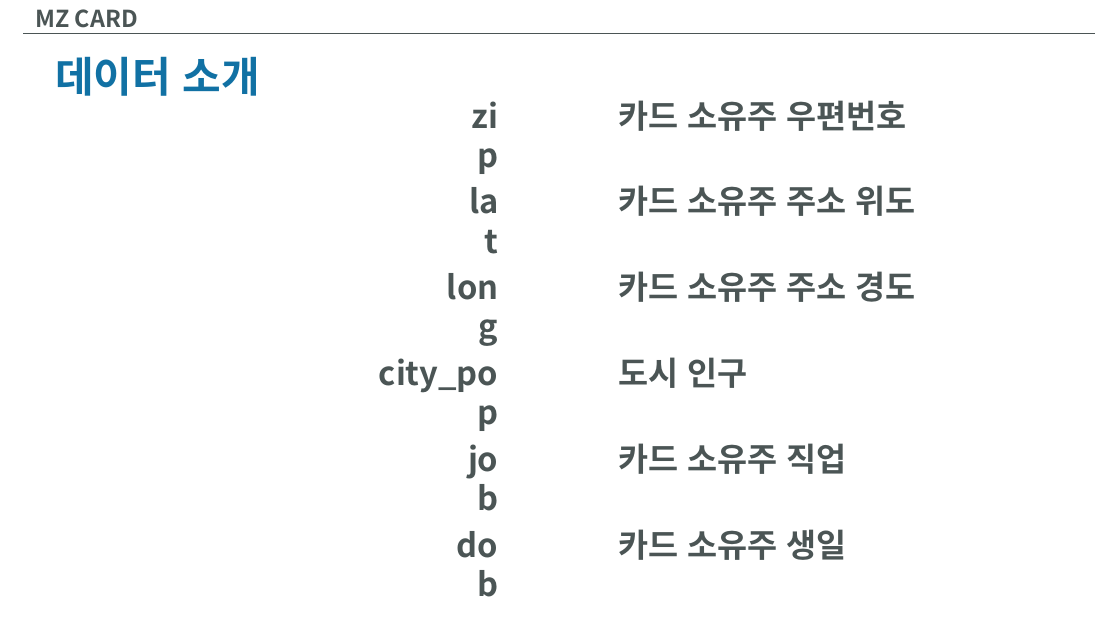
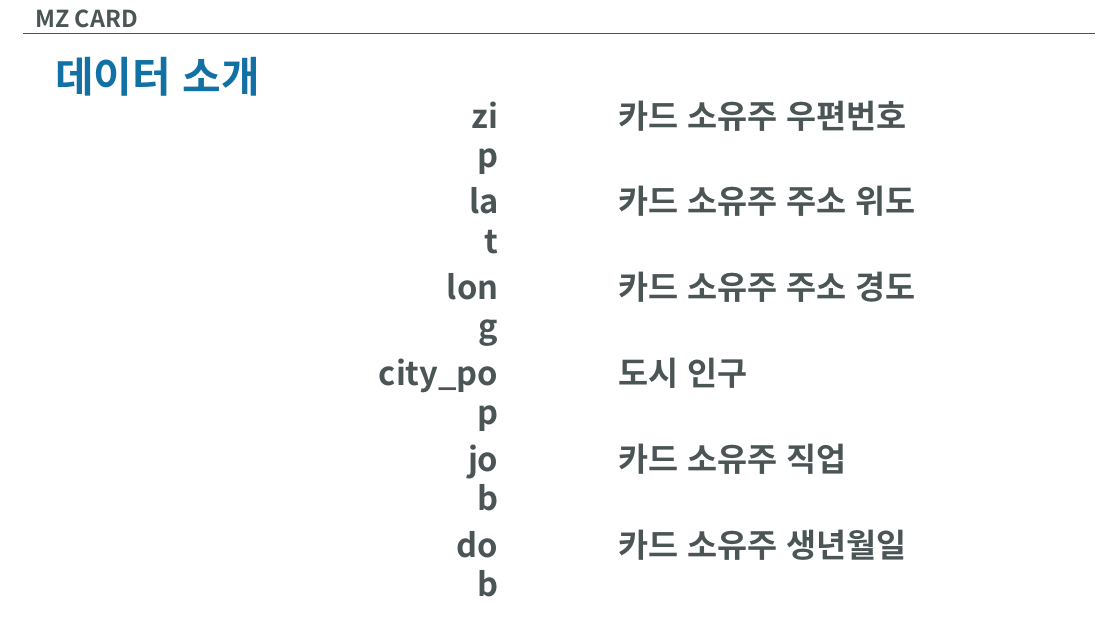
Before and after one commit to InjaeJayLee/mzcard, a slide deck: slide 8 of MZCARD.pptx. Drawn at 1120x630 pixels with LibreOffice and Linux fonts; fonts in the diff are those of the drawing. Boxes give left, top, right and bottom in pixels: in the first picture for what was removed or moved away, otherwise in the second. Text is boxed around its words. In the diff, an @@ line names an element or a change of style, - is before the commit and + after.

```diff
--- a/MZCARD.pptx
+++ b/MZCARD.pptx
@@ text at <box>619,529,907,560</box>: text changed @@
-카드 소유주 생일
+카드 소유주 생년월일
```
Also in this commit, not shown: 1 other slide changed, 2 slides added, 1 slide removed, 1 other file.
